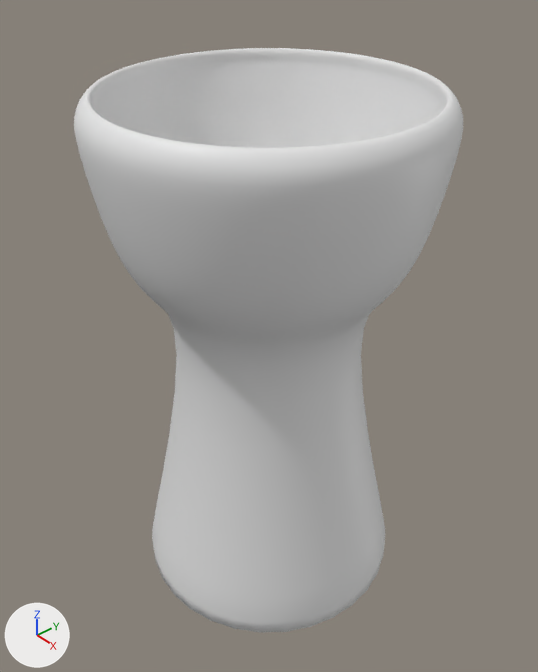
A saved change to the Blender file Assets/Blender/ballholder.blend.
Both versions are drawn from a camera (50 mm lens) standing at (3.07, -2.67, 1.46) and looking at (0.02, -0.02, -1.18). The axes (+X, +Y, +Z) are drawn at lower left. The lights are the same throughout.

The scene before the commit, as lines of its bpy script (objects in view):
```python
me_cylinder = bpy.data.meshes.new('Cylinder')
me_cylinder.from_pydata(...)  # 354 vertices, 322 faces; spans x -1.05..1.05, y -1.05..1.05, z -3.08..0.8
me_cylinder.polygons.foreach_set('use_smooth', [True] * 322)
ob_cylinder = bpy.data.objects.new('Cylinder', me_cylinder)
ob_cylinder.location = (0.0, 0.0, 0.0)
_m = ob_cylinder.modifiers.new('Subsurf', 'SUBSURF')
```
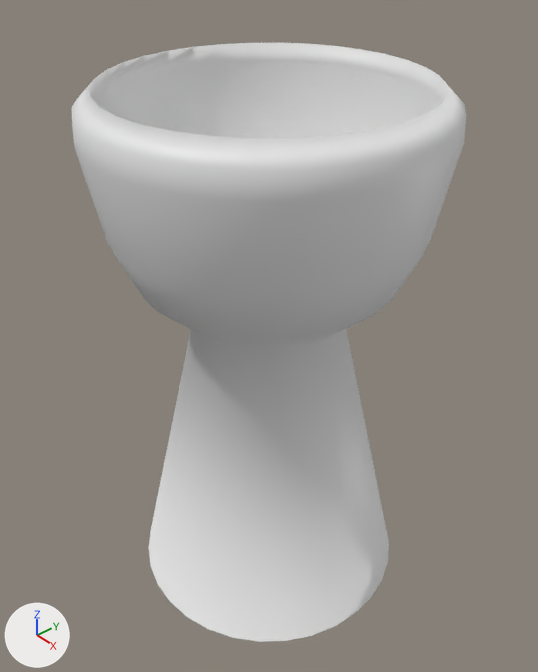
Pixel boxes (x1, y1, x2, y2) of what changed, in the pictures (538 x 672 px):
'Cylinder', modifiers changed: before (74, 48, 463, 632); after (72, 43, 466, 642)

The change, as a list of edits to the scene's bpy script:
```text
Change ob_cylinder:
    remove _m = ob_cylinder.modifiers.new('Subsurf', 'SUBSURF')
```
